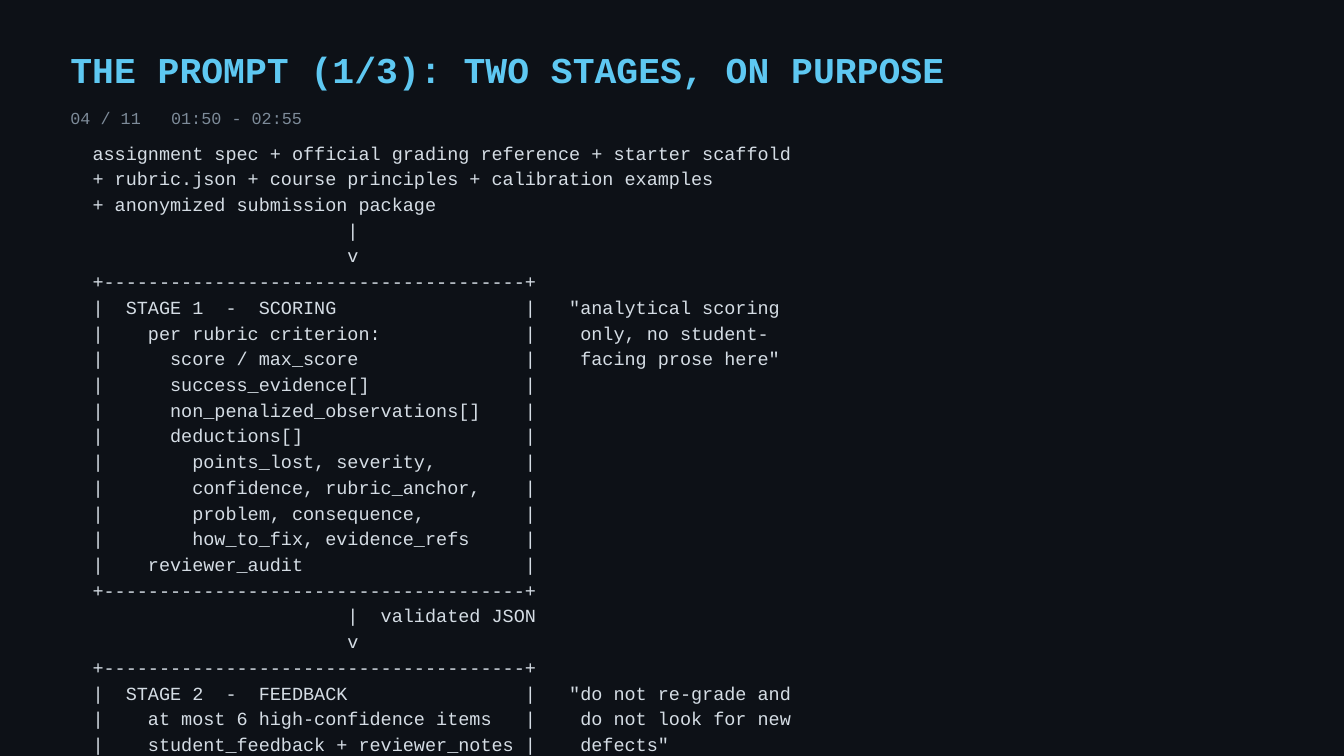
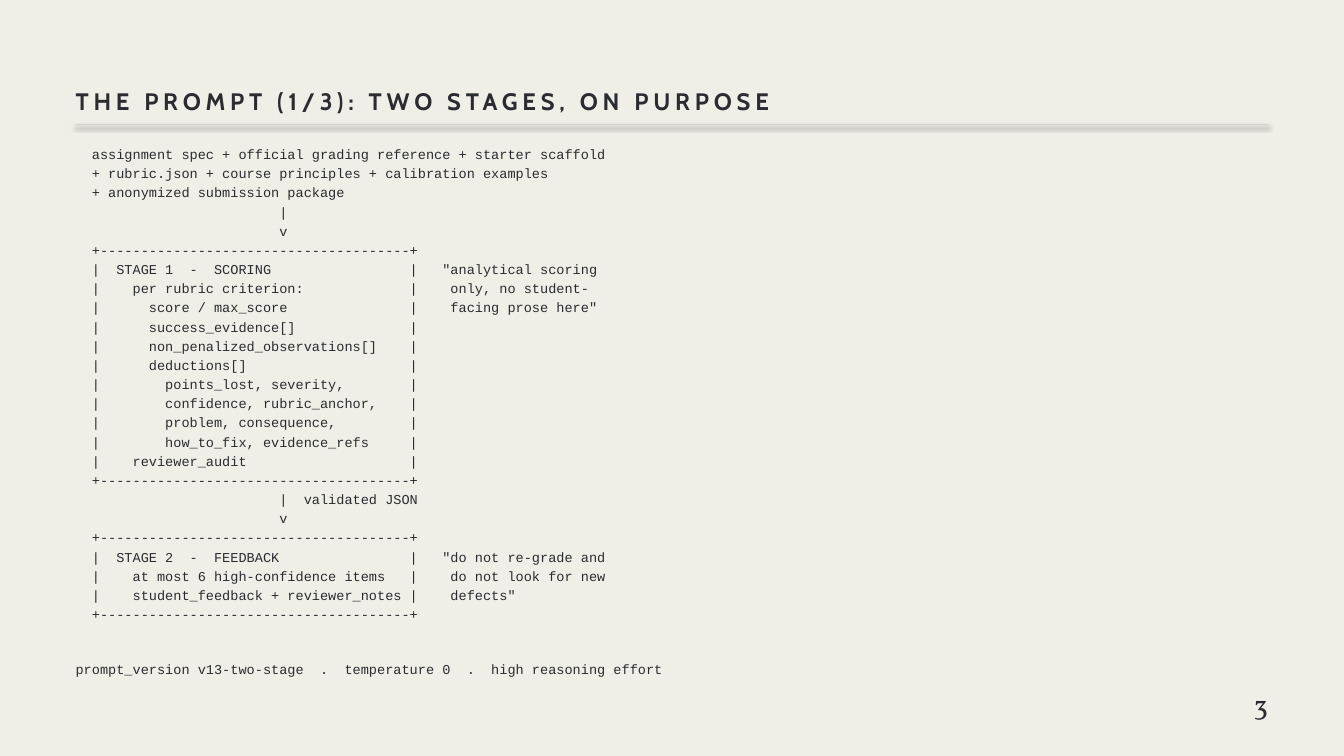
Before and after one commit to elipcs/grading-is-easy-feedback-is-hard, a slide deck: slide 4 of docs/presentation/slides.pptx. Drawn at 1344x756 pixels with LibreOffice and Linux fonts; fonts in the diff are those of the drawing. Boxes give left, top, right and bottom in pixels: in the first picture for what was removed or moved away, otherwise in the second. Text is boxed around its words. In the diff, an @@ line names an element or a change of style, - is before the commit and + after.

```diff
--- a/docs/presentation/slides.pptx
+++ b/docs/presentation/slides.pptx
@@ background #0D1117 to #EFEEE7 @@
@@ text "THE PROMPT (1/3): TWO STAGES, ...": place and size @@
-text "THE PROMPT (1/3): TWO STAGES, ..." at (70,57,944,91)
+text "THE PROMPT (1/3): TWO STAGES, ..." at (277,92,344,114)
@@ text "THE PROMPT (1/3): TWO STAGES, ..." at (277,92,344,114): size 26 to 17 pt, font Courier New to Cabin, text colour #5EC8F2 to #2B2C30, letter spacing 0 to 3.4 pt; vertical alignment top to bottom @@
@@ text removed at (70,113,302,124) @@
-04 / 11 01:50 - 02:55
@@ text "assignment spec + official grading ...": place and size @@
-text "assignment spec + official grading ..." at (93,147,791,753)
+text "assignment spec + official grading ..." at (76,149,662,677)
@@ text "assignment spec + official grading ..." at (76,149,662,677): size 13.2 to 9.7 pt, text colour #D5DDE5 to #2B2C30; line spacing 1.16 to 1.18 @@
@@ line added from (76, 125) to (1268, 125), #D5D3CB 0.75 pt @@
@@ text added at (1254,701,1268,720), 20 pt, text #2B2C30 @@
+3
```
Also in this commit, not shown: 10 other slides changed, 2 other files.
